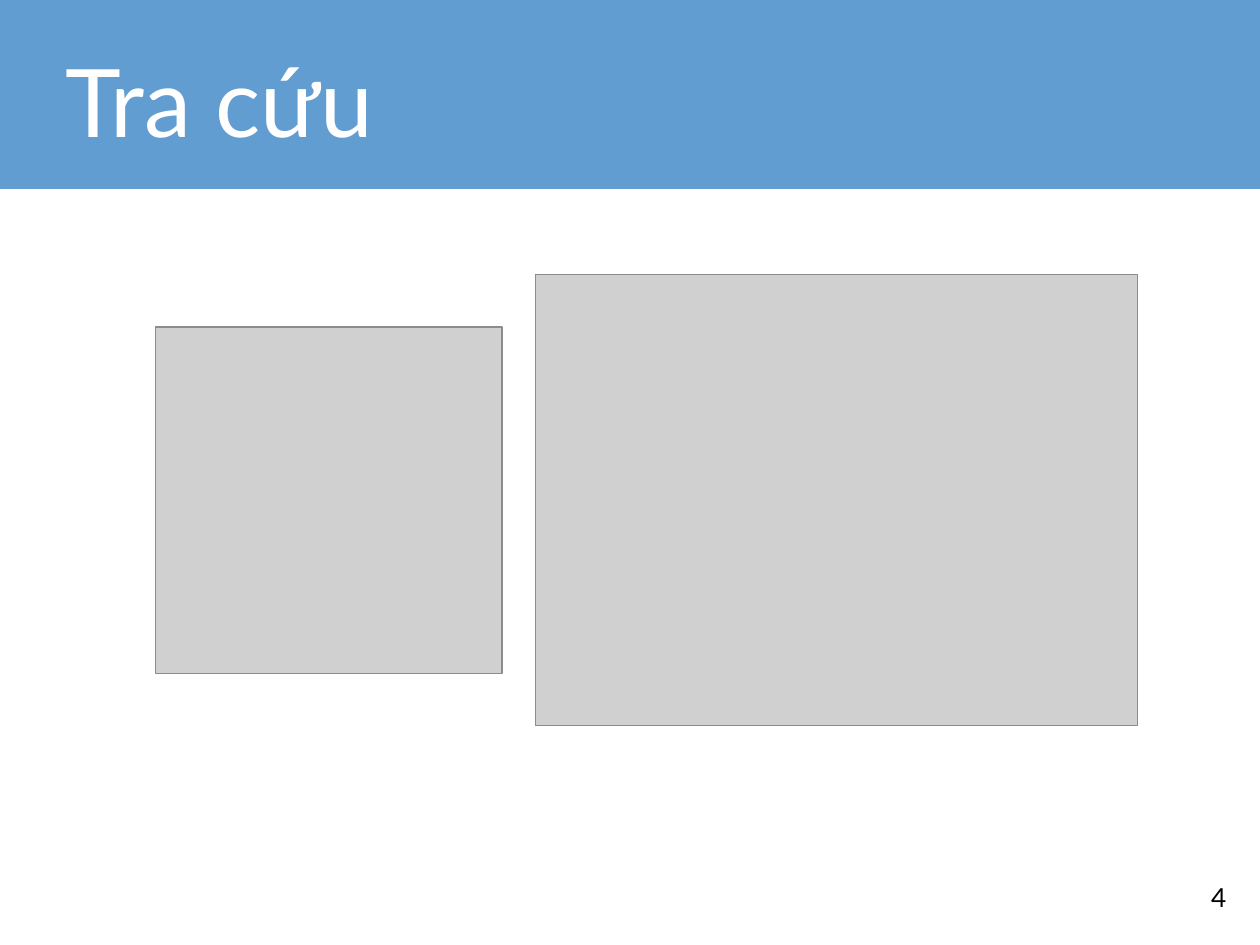
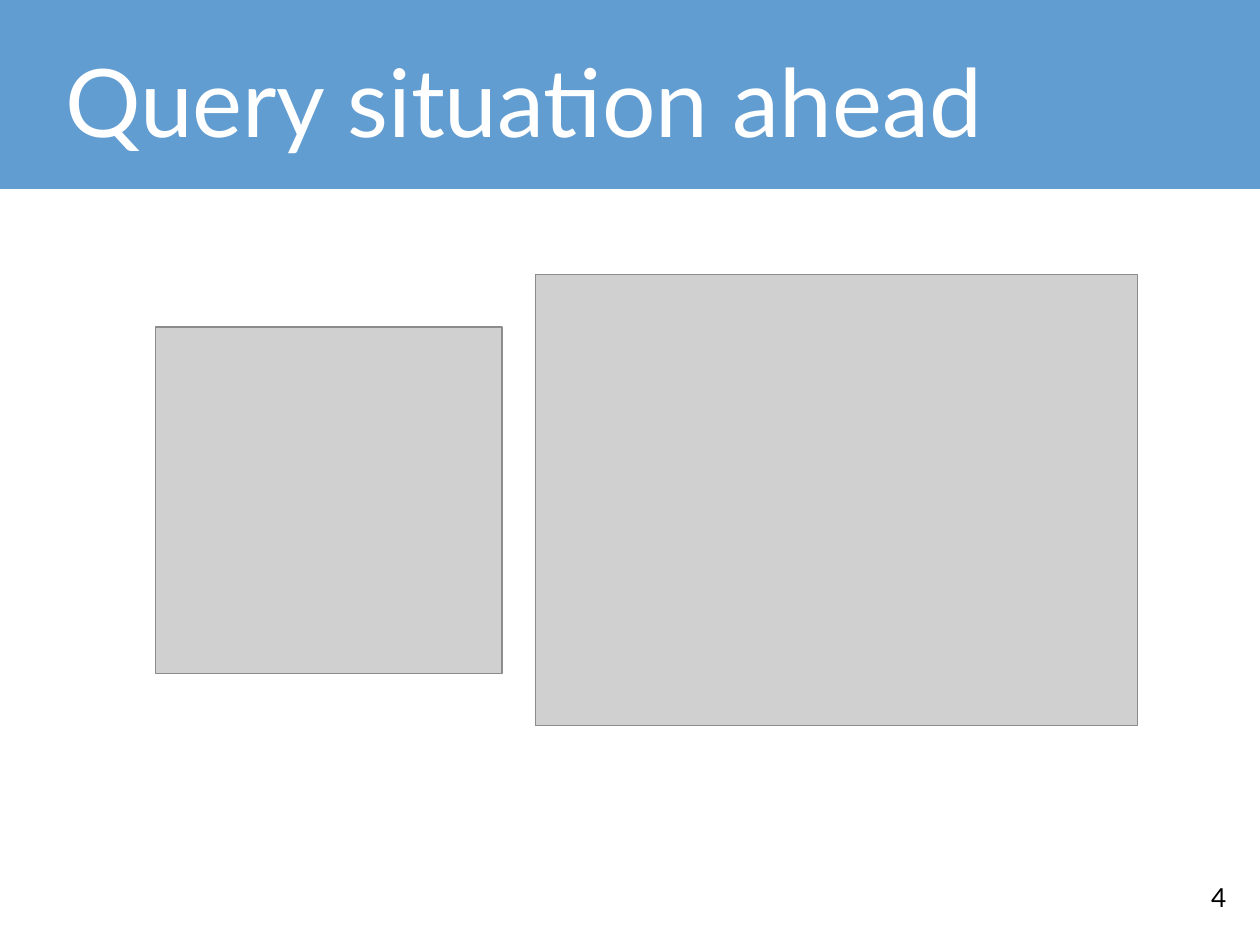
Before and after one commit to tdquang7/pota-hack-livetraffice, a slide deck: slide 4 of m2WorkHackathon-LiveTrafficUpdate.pptx. Drawn at 1260x945 pixels with LibreOffice and Linux fonts; fonts in the diff are those of the drawing; grey boxes stand for pictures. Boxes give left, top, right and bottom in pixels: in the first picture for what was removed or moved away, otherwise in the second. Text is boxed around its words. In the diff, an @@ line names an element or a change of style, - is before the commit and + after.

```diff
--- a/m2WorkHackathon-LiveTrafficUpdate.pptx
+++ b/m2WorkHackathon-LiveTrafficUpdate.pptx
@@ title at [65, 67, 982, 153]: text changed @@
-Tra cứu
+Query situation ahead
```
Also in this commit, not shown: 3 other slides changed, 22 other files.
